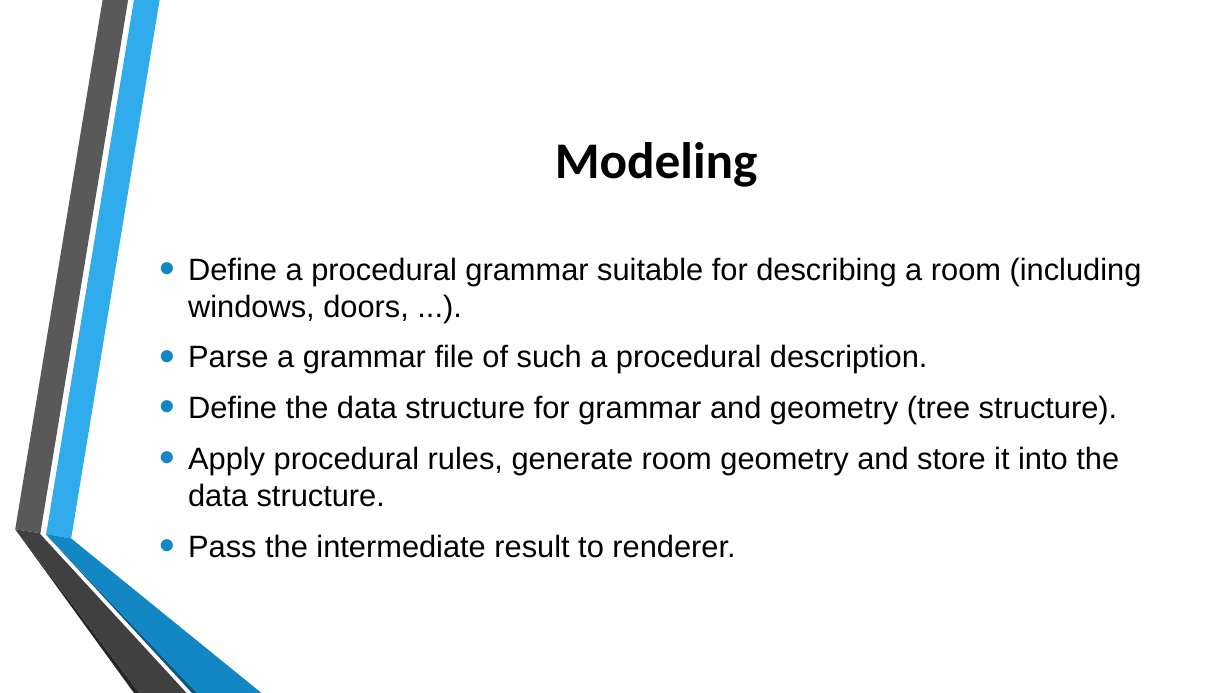
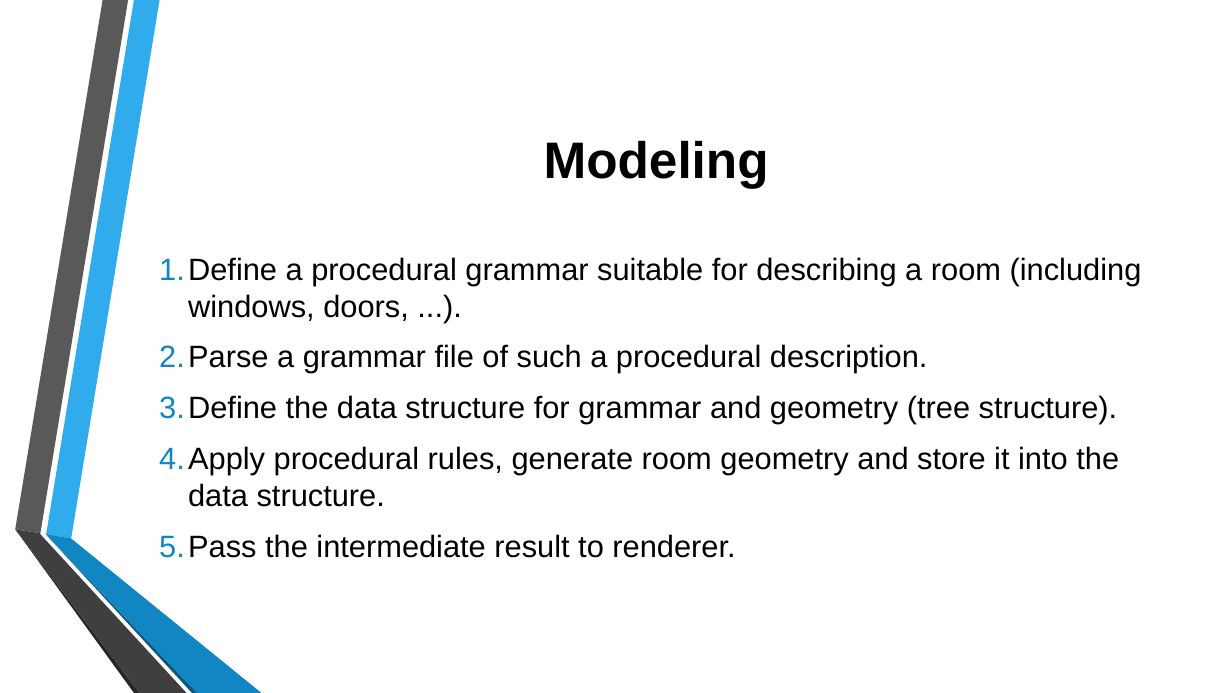
Before and after one commit to jtrillos/ProceduralModelingProject, a slide deck: slide 3 of Final Presentation.pptx (slide 2 before the commit). Drawn at 1232x693 pixels with LibreOffice and Linux fonts; fonts in the diff are those of the drawing; background and template pictures are left out. Boxes give left, top, right and bottom in pixels: in the first picture for what was removed or moved away, otherwise in the second. Text is boxed around its words. In the diff, an @@ line names an element or a change of style, - is before the commit and + after.

```diff
--- a/Final Presentation.pptx
+++ b/Final Presentation.pptx
@@ title "Modeling" at [544,140,769,188]: font Calibri to Arial @@
@@ text "Define a procedural grammar suitable ..." at [188,257,1142,558]: bullet • to 1.; less space between paragraphs; bullet colour #1287C3 to #1186C3 @@
@@ freeform shape at [15,530,186,693]: fill #404040 to #3F3F3F @@
@@ freeform shape at [46,535,198,693]: fill #0C5A82 to #0B5982 @@
@@ freeform shape at [46,534,262,693]: fill #1287C3 to #1186C3 @@
```
Also in this commit, not shown: 10 other slides changed, 9 slides added, 1 slide removed.
